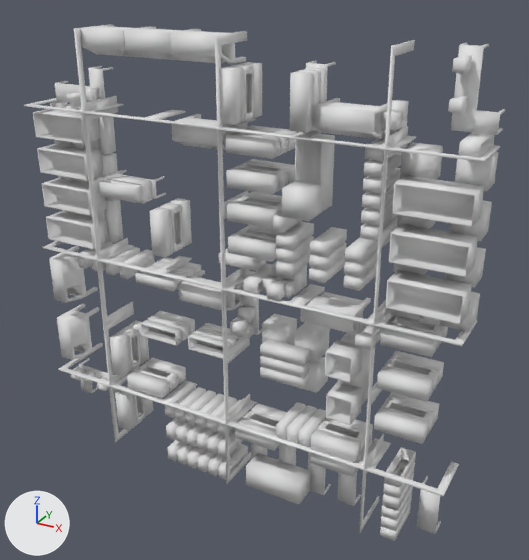
The OBJ model PDM_project/quadrotor_project/assets/track5.obj: old version first, new version second.
The view is the same before and after, from a camera (50 mm lens) standing at (22.4, -23.1, 20.3) and looking at (10.0, -0.5, 9.0). Arrows for +X, +Y and +Z are at lower left; the lights stay in place. Where no turn or scale is listed for an object, it has been applied to the vertices. Vertices at the same position are counted once.

The scene before the commit, as lines of its bpy script (objects in view):
```python
me_track5 = bpy.data.meshes.new('track5')
me_track5.from_pydata(...)  # 5582 vertices, 10810 faces; spans x 0.0..18.0, y -2.1..0.0, z 0.0..18.0
ob_track5 = bpy.data.objects.new('track5', me_track5)
ob_track5.location = (0.0, 0.0, 0.0)
```
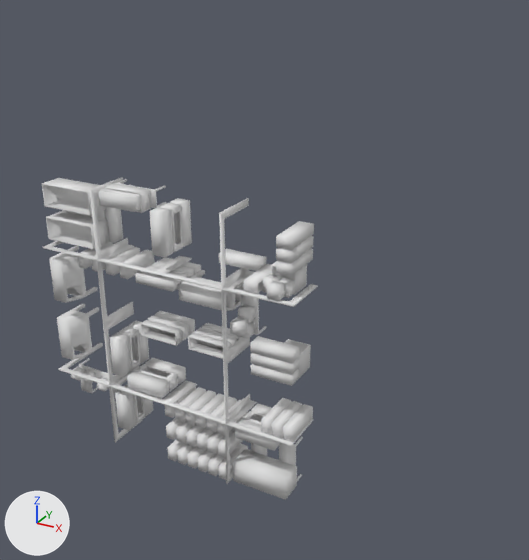
Commit message: Added track 5 object file

Where the change shows, as pixel boxes (x1, y1, x2, y2) in the pictures (529 x 560 px; the box of a moved part takes in the faces that stretch with it):
'track5', reshaped (43% narrower, 37% shorter): before (24, 24, 505, 541); after (42, 177, 318, 500)
part 1 of me_track5, moved or reshaped: before (246, 453, 311, 505); after (233, 449, 297, 500)
part 2 of me_track5, moved or reshaped: before (99, 179, 143, 203); after (98, 188, 142, 212)
part 3 of me_track5, added: after (250, 336, 311, 386)
part 4 of me_track5, deleted: before (33, 25, 505, 541)
part 5 of me_track5, cut back: before (24, 24, 500, 533); after (105, 179, 313, 442)

The change in detail:
me_track5 is used by ob_track5; location (0.0, 0.0, 0.0).
me_track5 had 5582 vertices, 10810 faces and spanned x 0.0..18.0, y -2.1..0.0, z 0.0..18.0.
me_track5 now has 2374 vertices, 4554 faces and spans x 0.0..12.0, y -2.0..0.0, z 0.0..12.0.
me_track5 part 1: the loose piece of 16 vertices spanning x 9.8..12.3, y -1.7..-0.7, z 0.0..1.0 is moved by (-0.6, 0.0, 0.0).
me_track5 part 2: the loose piece of 16 vertices spanning x 3.2..5.0, y -1.7..-1.3, z 11.7..12.3 is moved by (-0.1, 0.0, -0.4).
me_track5 part 3: a new loose piece of 94 vertices spanning x 10.0..11.8, y -1.6..0.0, z 5.4..6.8.
me_track5 part 4: 72 loose pieces with 2825 vertices, spanning x 0.0..18.0, y -2.1..0.0, z 0.0..18.0, are deleted.
me_track5 part 5: 24 vertices moved from x 5.0..11.8, y -1.8..0.0, z 3.0..11.5 to x 4.9..11.6, y -1.8..0.0, z 3.0..11.5; 590 vertices removed from x 0.0..18.0, y -2.0..0.0, z 0.0..18.0; 113 vertices added at x 3.1..12.0, y -1.8..0.0, z 3.0..11.9.
